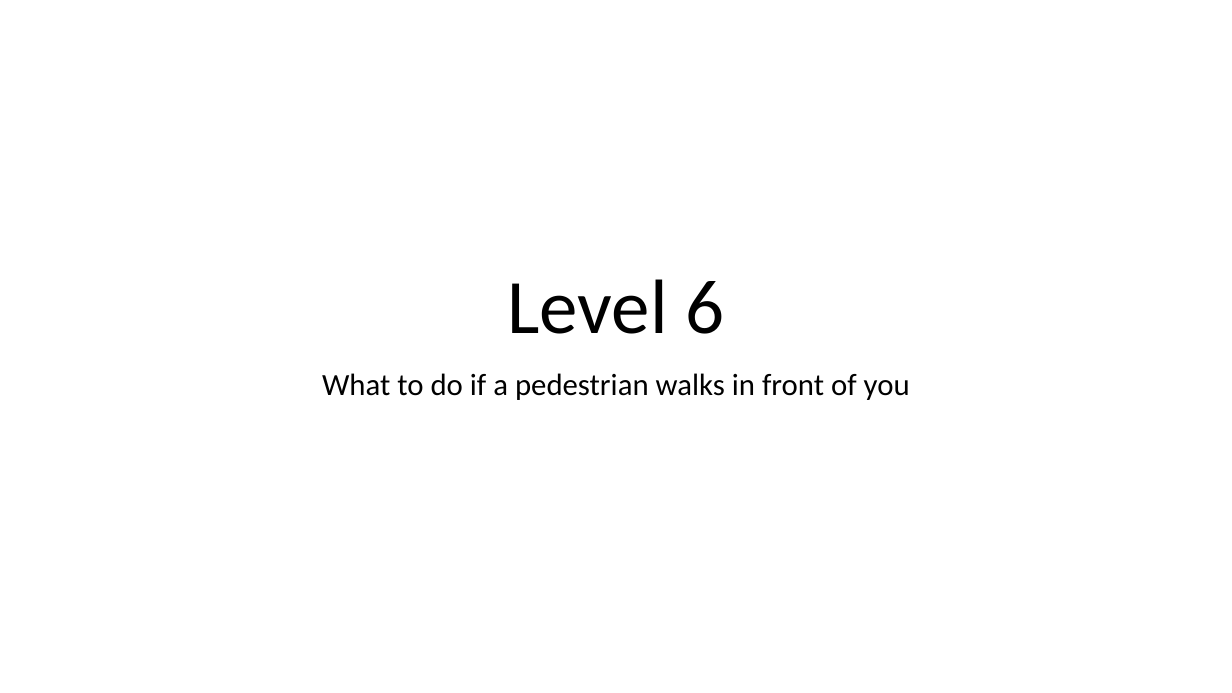
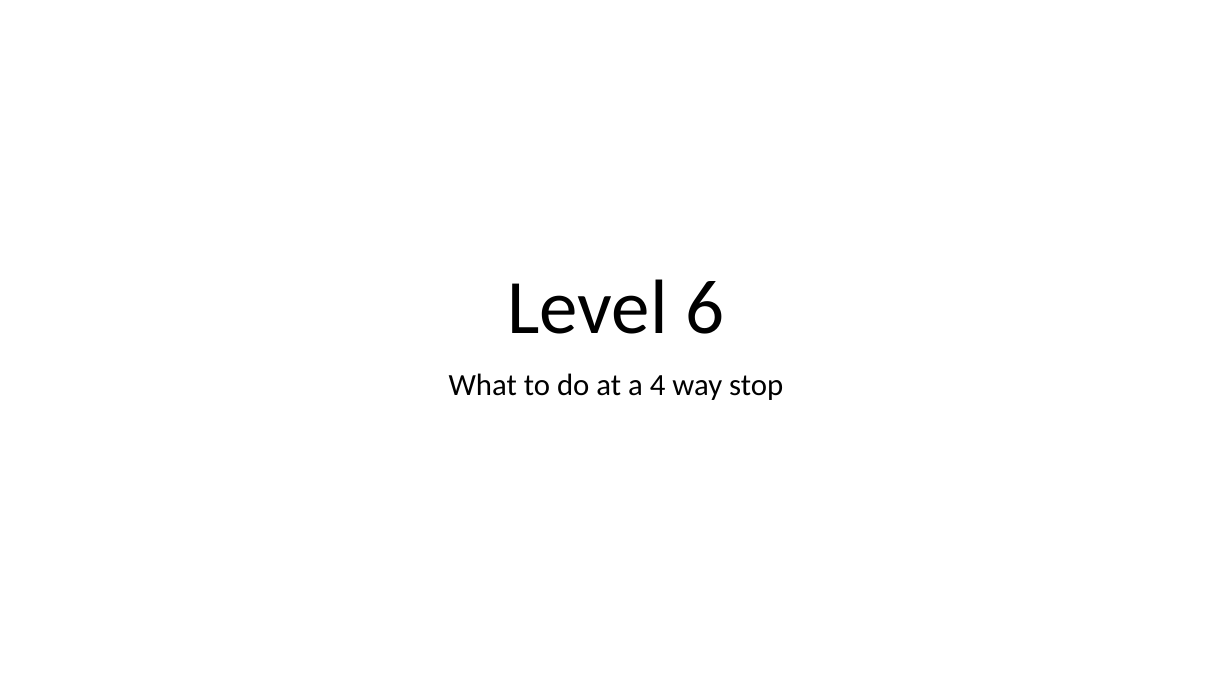
Before and after one commit to pancake423/driving-simulator, a slide deck: slide 1 of refs/level 6 through 10.pptm. Drawn at 1232x693 pixels with LibreOffice and Linux fonts; fonts in the diff are those of the drawing. Boxes give left, top, right and bottom in pixels: in the first picture for what was removed or moved away, otherwise in the second. Text is boxed around its words. In the diff, an @@ line names an element or a change of style, - is before the commit and + after.

Commit message:
put level 6 back the way it was

```diff
--- a/refs/level 6 through 10.pptm
+++ b/refs/level 6 through 10.pptm
@@ subtitle at (449, 373, 783, 400): text changed @@
-What to do if a pedestrian walks in front of you
+What to do at a 4 way stop
```
Also in this commit, not shown: 4 slides added, 4 slides removed.
